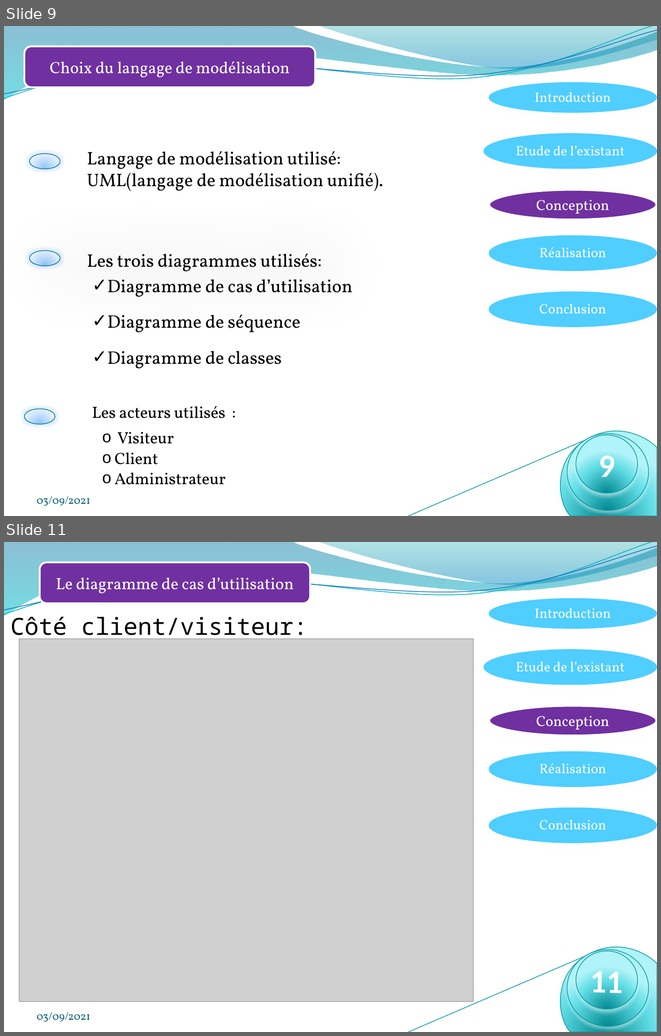
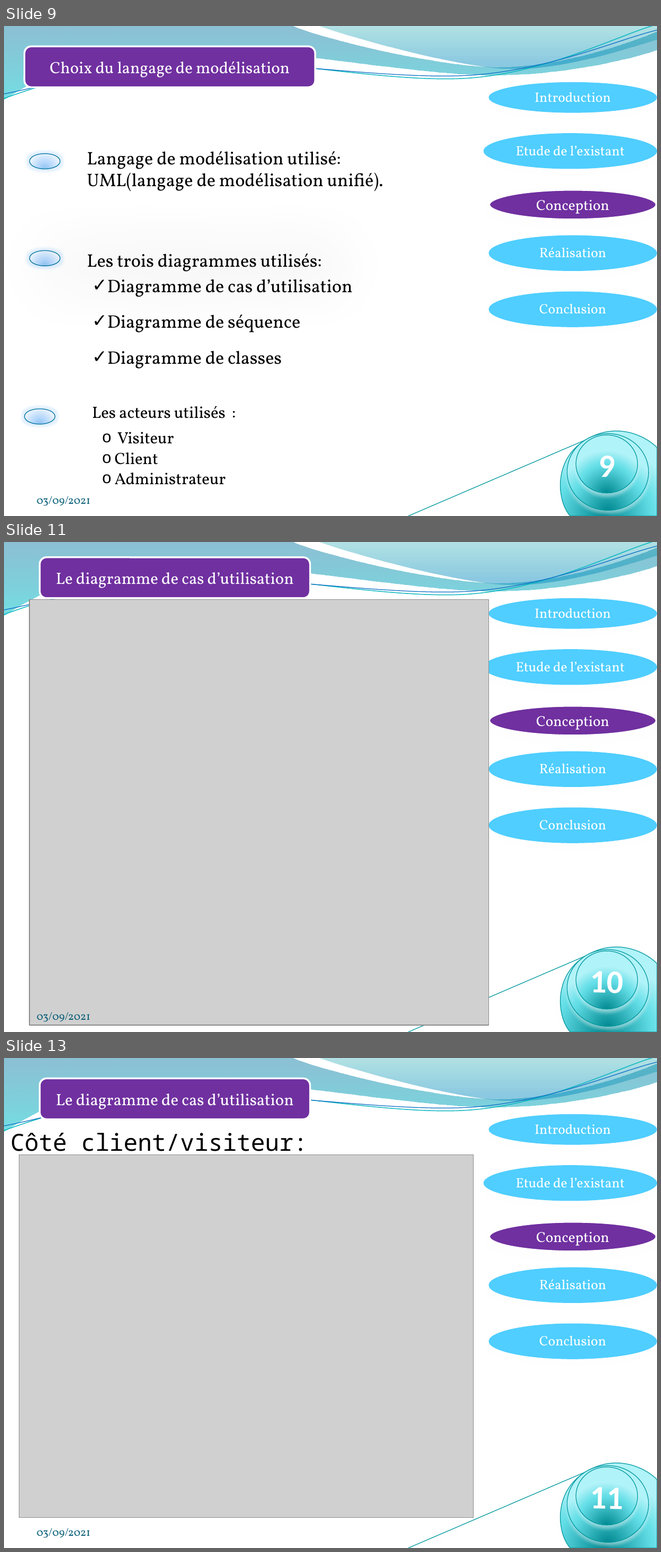
Before and after one commit to badreddine2010/e-shop, a slide deck: conception/Rapport/présentation soutenance Pfe_Bad_Afpa.pptx. Shown one above the other, each under a label of ours: slides 9 and 11 before the commit, slides 9, 11 and 13 after it; the slides between them are not shown. The pictures are 661x1036 and 661x1552 pixels, drawn with LibreOffice and Linux fonts; fonts in the diff are those of the drawing; grey boxes stand for pictures; background and template pictures are left out. Boxes give left, top, right and bottom in pixels: in the first picture for what was removed or moved away, otherwise in the second. Text is boxed around its words. In the diff, an @@ line names an element or a change of style, - is before the commit and + after.

```diff
--- a/conception/Rapport/présentation soutenance Pfe_Bad_Afpa.pptx
+++ b/conception/Rapport/présentation soutenance Pfe_Bad_Afpa.pptx
@@ slide 11 added at (4, 542, 657, 1032), background picture (left out); not listed: 4 template elements that a slide beside it also shows @@
@@ rounded rectangle added at (40, 557, 310, 598), fill #7030A0, outline #FFFFFF 2 pt, 18 pt, text #FFFFFF @@
+Le diagramme de cas d’utilisation
@@ text added at (4, 598, 581, 1017), 26 pt, text #000000 @@
+Côté administrateur:
@@ picture added at (29, 599, 488, 1024) @@
@@ ellipse added at (488, 598, 657, 629), fill #4FCEFF, 15 pt, text #FFFFFF @@
+Introduction
@@ ellipse added at (483, 649, 657, 685), fill #4FCEFF, 15 pt, text #FFFFFF @@
+Etude de l’existant
@@ ellipse added at (488, 705, 657, 736), fill #7030A0, outline #FFFFFF 3 pt, 16 pt, text #FFFFFF @@
+Conception
@@ ellipse added at (488, 751, 657, 787), fill #4FCEFF, 15 pt, text #FFFFFF @@
+Réalisation
@@ ellipse added at (488, 807, 657, 843), fill #4FCEFF, 15 pt, text #FFFFFF @@
+Conclusion
@@ group added at (408, 936, 656, 1032): 2 ellipses, 1 line, 1 freeform shape @@
+10
@@ text added at (37, 1012, 90, 1025), 12 pt, text #045D75 @@
+03/09/2021
@@ what was slide 11 is now slide 13 @@
```
Also in this commit, not shown: 2 slides changed, 1 other slide added, 3 other files.
